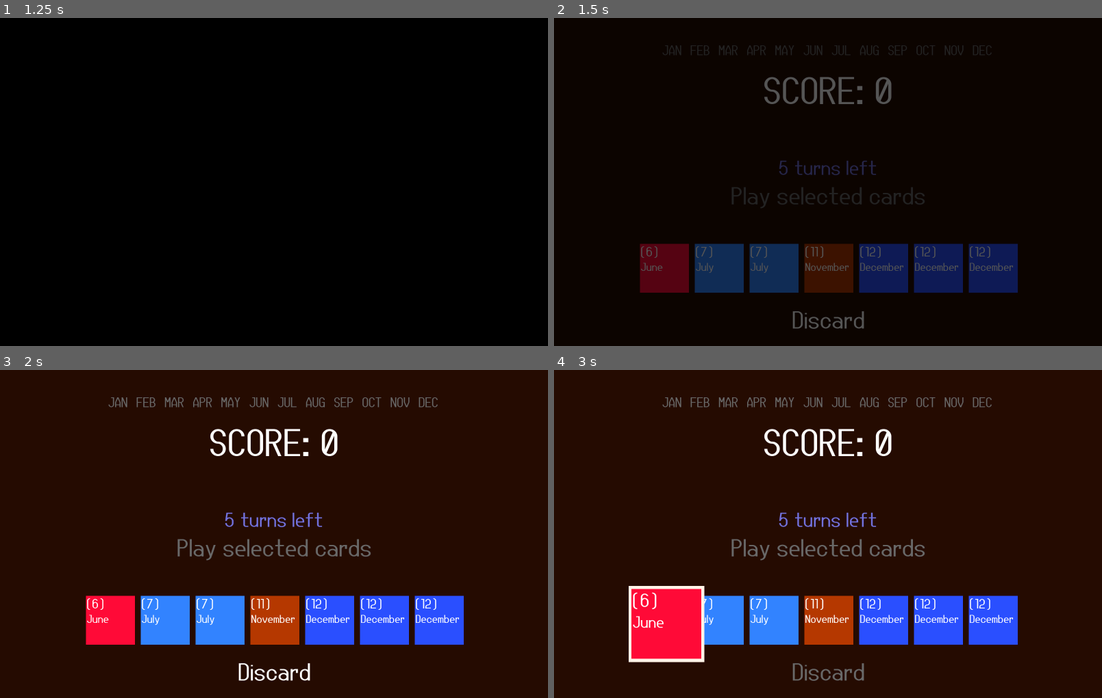
Above: before the commit, frames 1-4 (two rows, left to right).
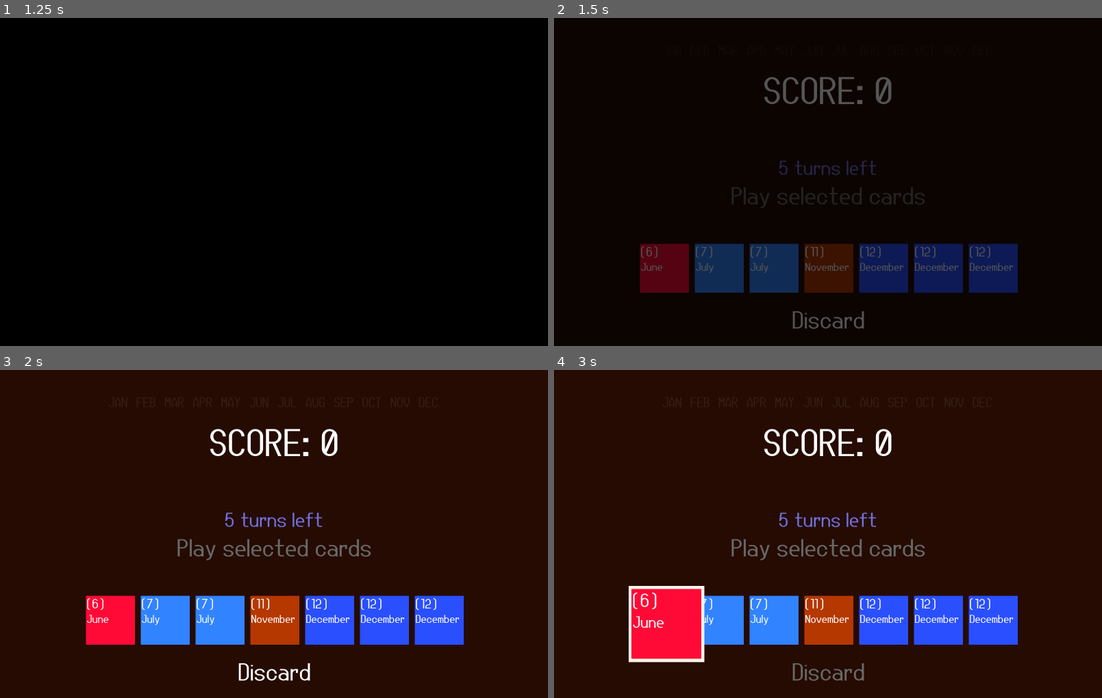
Above: after the commit, the same moments.

Repository: markeryjane/seeker
Game: Godot game, scene res://scenes/title_screen.tscn
Same seed, same stepped clock (60 frames per second), same inputs: the game is played once before the commit and once after it.
Inputs:
- Up to frame 1 (1.25 s): tap Space at 0.5 s; hold Right (ui_right) from 0.53 s (still down); tap Z (discard) at 0.6 s; tap Enter (ui_accept) at 0.77 s
- Up to frame 2 (1.5 s): release Right (ui_right) at 1.28 s; hold Down (ui_down) from 1.28 s (still down); tap X (play_hand) at 1.35 s
- Up to frame 3 (2 s): keep holding Down (ui_down); tap Enter (ui_accept) at 1.52 s
- Up to frame 4 (3 s): release Down (ui_down) at 2.03 s; hold Right (ui_right) 2.03-2.78 s; tap Z (discard) at 2.1 s; tap Enter (ui_accept) at 2.75 s; hold Up (ui_up) from 2.78 s (still down); tap X (play_hand) at 2.85 s

Frame 1 is identical in both runs. In frame 2, 0.2% of the frame differs, in the area x 19-80%, y 8-12%; in frame 3, 0.6%; in frame 4, 0.6%.

Commit message:
year ui dimmer

Diff:
--- a/scenes/year_ui.gd
+++ b/scenes/year_ui.gd
@@ -22,7 +22,7 @@
 		if months_played[_index]:
 			label.modulate =Color.html(month_colors[_index])
 		else:
-			label.modulate = Color.DIM_GRAY
+			label.modulate = Color.html("#ffffff14")
 		_index += 1
 
 func activate_month(month:int) -> void:
